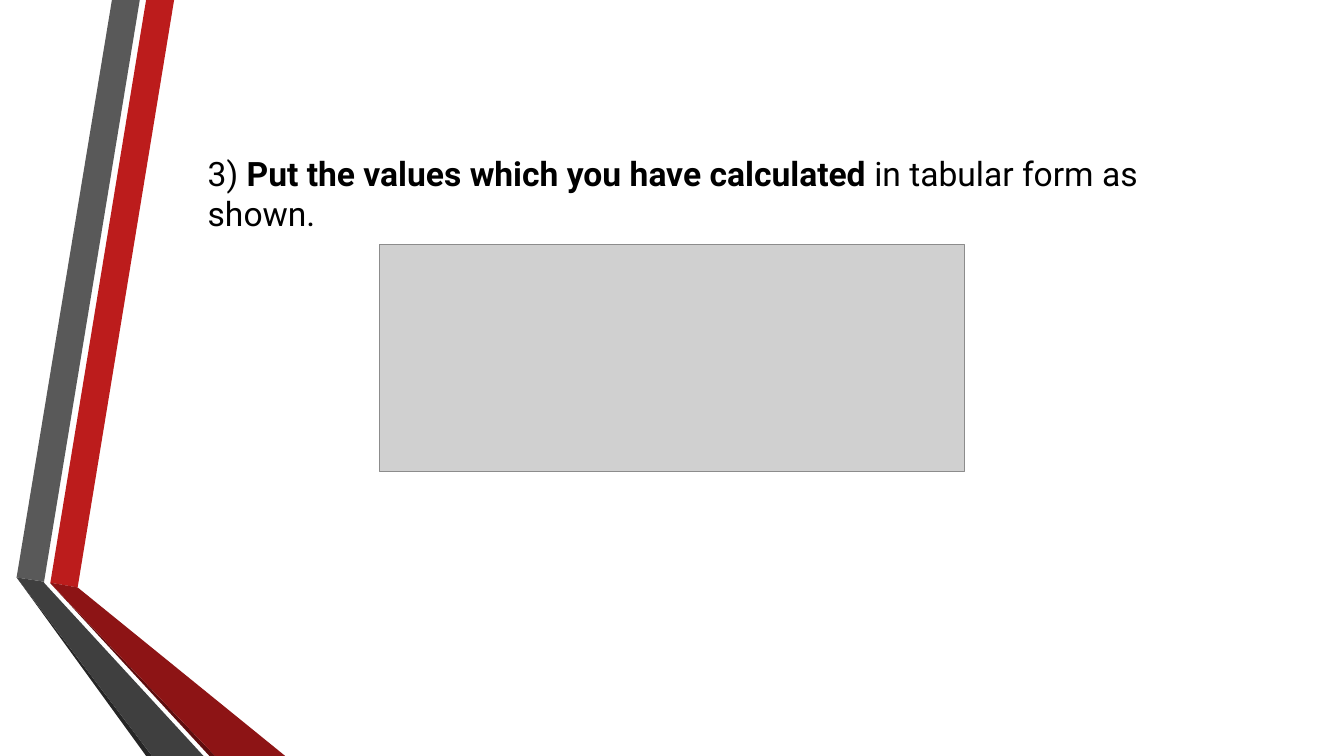
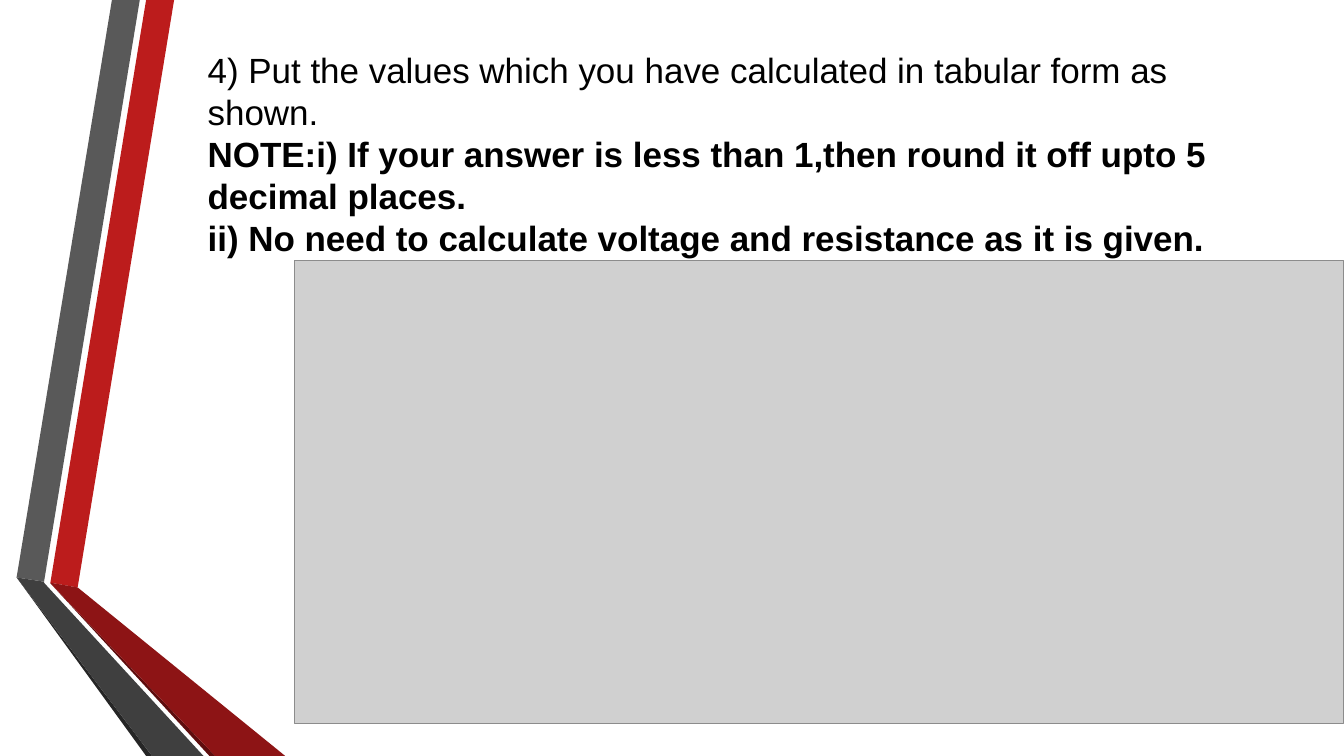
Before and after one commit to RahulAgrwal/Electrical-Virtual-lab, a slide deck: slide 6 of exp2/theoryimage/Procedure.pptx (slide 5 before the commit). Drawn at 1344x756 pixels with LibreOffice and Linux fonts; fonts in the diff are those of the drawing; grey boxes stand for pictures; background and template pictures are left out. Boxes give left, top, right and bottom in pixels: in the first picture for what was removed or moved away, otherwise in the second. Text is boxed around its words. In the diff, an @@ line names an element or a change of style, - is before the commit and + after.

```diff
--- a/exp2/theoryimage/Procedure.pptx
+++ b/exp2/theoryimage/Procedure.pptx
@@ text at [208,57,1205,258]: text changed; size 24 to 25 pt; font Roboto to Arial @@
-3) Put the values which you have calculated in tabular form as shown.
+4) Put the values which you have calculated in tabular form as shown.
+NOTE:i) If your answer is less than 1,then round it off upto 5 decimal places.
+ii) No need to calculate voltage and resistance as it is given.
@@ picture added at [294,260,1344,723] @@
@@ picture removed at [379,244,965,472] @@
```
Also in this commit, not shown: 3 other slides changed, 5 slides added, 3 slides removed, 19 other files.
